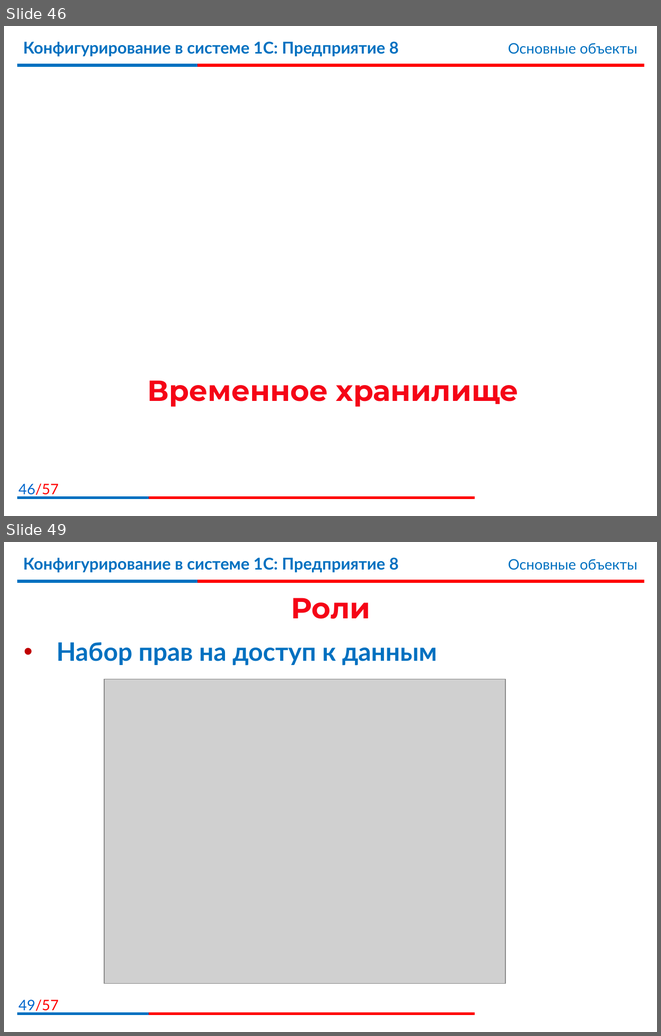
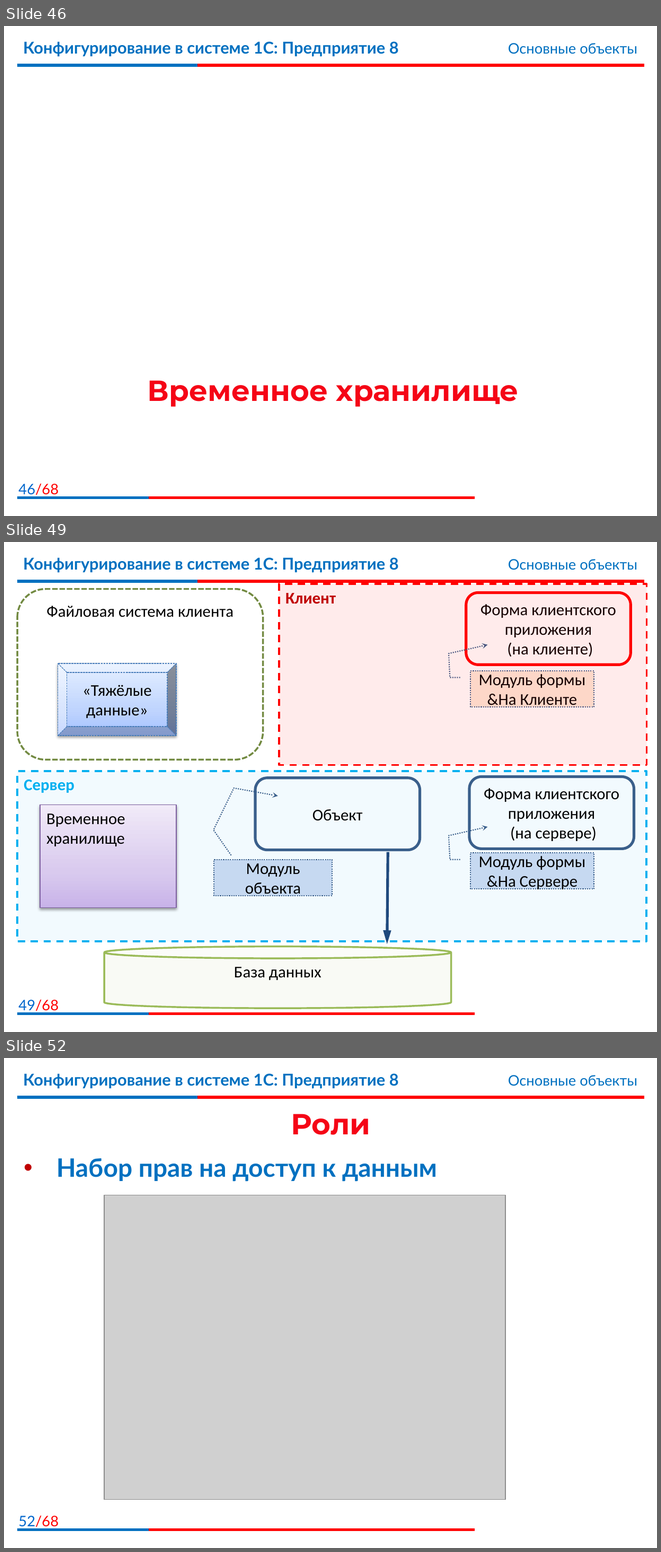
Before and after one commit to bestteacher-1c/documents_compl_kurs, a slide deck: Занятие_06/Иллюстрации6.pptx. Shown one above the other, each under a label of ours: slides 46 and 49 before the commit, slides 46, 49 and 52 after it; the slides between them are not shown. The pictures are 661x1036 and 661x1552 pixels, drawn with LibreOffice and Linux fonts; fonts in the diff are those of the drawing; grey boxes stand for pictures; background and template pictures are left out. Boxes give left, top, right and bottom in pixels: in the first picture for what was removed or moved away, otherwise in the second. Text is boxed around its words. In the diff, an @@ line names an element or a change of style, - is before the commit and + after.

Commit message:
Окончательное формирование материалов и ДЗ по части курса Основные объекты

```diff
--- a/Занятие_06/Иллюстрации6.pptx
+++ b/Занятие_06/Иллюстрации6.pptx
@@ slide 49 added at (x1=4, y1=542, x2=657, y2=1032), background #FFFFFF; not listed: 7 template elements that a slide beside it also shows @@
@@ rounded rectangle added at (x1=17, y1=589, x2=263, y2=759), outline #738A42 2 pt dashed, 18 pt, text #000000 @@
+Файловая система клиента
@@ rectangle added at (x1=279, y1=584, x2=646, y2=765), fill #FF0000 at 8% opacity, outline #FF0000 2 pt dashed, 18 pt, text #C00000, bold @@
+Клиент
@@ rounded rectangle added at (x1=466, y1=593, x2=631, y2=665), outline #FF0000 3 pt, 18 pt, text #000000 @@
+Форма клиентского приложения
+(на клиенте)
@@ bevel added at (x1=58, y1=663, x2=176, y2=735), fill gradient #A4C4FF to #BFD4FF to #E6EEFF, outline #4B7EBC 0.75 pt dashed, 18 pt, text #000000 @@
+«Тяжёлые данные»
@@ border callout added at (x1=470, y1=671, x2=593, y2=706), fill #FDEADA, outline #3A5F8C 1.25 pt dashed, 18 pt, text #000000 @@
+Модуль формы
+&На Клиенте
@@ rectangle added at (x1=17, y1=770, x2=646, y2=941), fill #00B0F0 at 5% opacity, outline #00B0F0 2 pt dashed, 18 pt, text #00B0F0, bold @@
+Сервер
@@ rounded rectangle added at (x1=255, y1=778, x2=420, y2=849), outline #3A5F8C 3 pt, 18 pt, text #000000 @@
+Объект
@@ rounded rectangle added at (x1=469, y1=776, x2=634, y2=848), outline #3A5F8C 3 pt, 18 pt, text #000000 @@
+Форма клиентского приложения
+(на сервере)
@@ rectangle added at (x1=40, y1=804, x2=176, y2=907), fill gradient #C9B5E8 to #D8CBEE to #F0EAF9, outline #7D60A0 0.75 pt, 18 pt, text #000000 @@
+Временное хранилище
@@ border callout added at (x1=214, y1=859, x2=332, y2=896), fill #C6D9F1, outline #3A5F8C 1.25 pt dashed, 18 pt, text #000000 @@
+Модуль объекта
@@ arrow added from (388, 852) to (387, 944), #1F497D 3 pt @@
@@ border callout added at (x1=470, y1=853, x2=593, y2=889), fill #C6D9F1, outline #3A5F8C 1.25 pt dashed, 18 pt, text #000000 @@
+Модуль формы
+&На Сервере
@@ cylinder added at (x1=105, y1=946, x2=451, y2=1007), fill #D7E4BD at 15% opacity, outline #9BBB59 2 pt, 18 pt, text #000000 @@
+База данных
@@ page number at (x1=18, y1=483, x2=59, y2=497): text changed @@
-46/57
+46/68
@@ what was slide 49 is now slide 52 @@
@@ page number at (x1=18, y1=1515, x2=59, y2=1529): text changed @@
-49/57
+52/68
```
Also in this commit, not shown: 14 slides changed, 28 other slides added, 26 slides removed, 12 other files.
